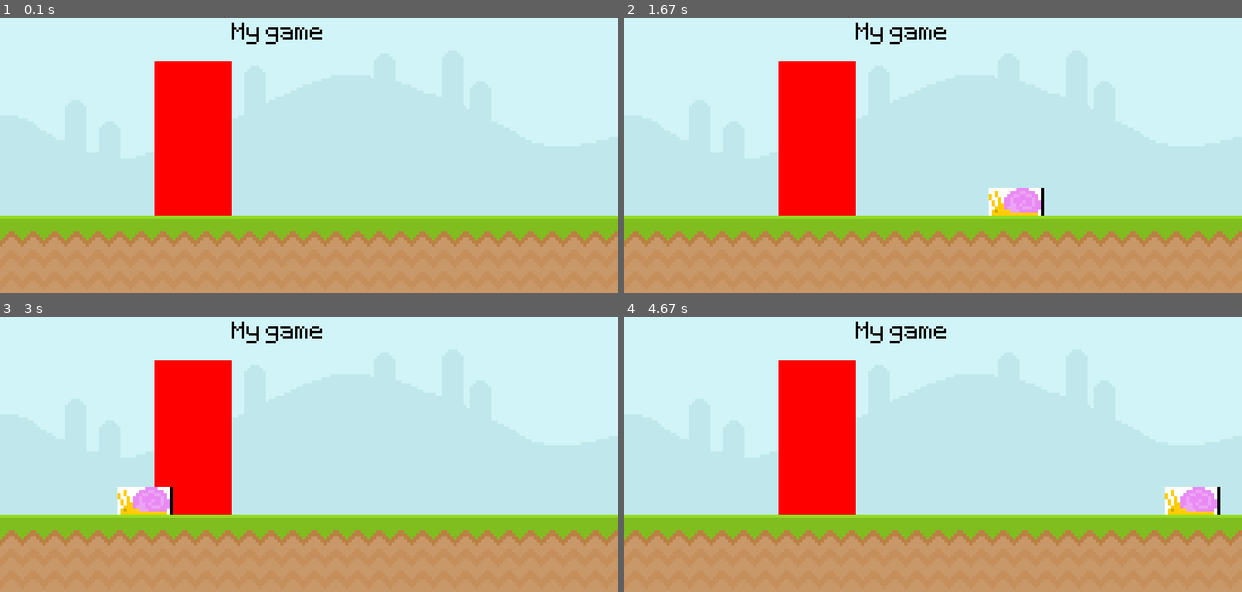
Above: before the commit, frames 1-4 (two rows, left to right).
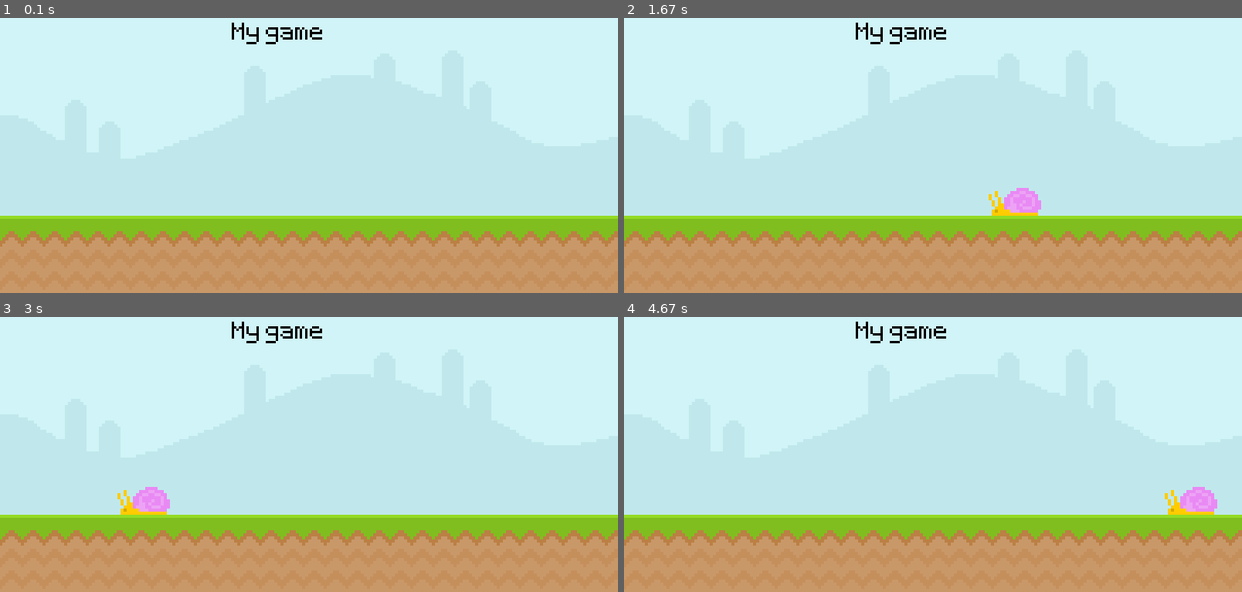
Above: after the commit, the same moments.

Repository: bstew794/PyGame_Tutorial
Game: pygame game, started from Runner.py
The game is run twice, just before and just after one commit, with the same random seed, the same clock (stepped at 60 frames per second) and the same inputs.
Inputs:
- Up to frame 1 (0.1 s): no input
- Up to frame 2 (1.67 s): no input
- Up to frame 3 (3 s): no input
- Up to frame 4 (4.67 s): no input

The runs differ from the first frame. In frame 1, 7.0% of the frame differs, in the area x 25-38%, y 15-72%; in frame 2, 7.3%, in the area x 25-68%, y 15-72%; in frame 3, 7.0%; in frame 4, 7.3%.

Commit message:
Removed test surface

Diff:
--- a/Runner.py
+++ b/Runner.py
@@ -12,17 +12,15 @@
 test_font = pygame.font.Font('Font/PixelType.ttf', 50)
 
 #define some surfaces including the environment, actors, and text
-sky_surf = pygame.image.load('Graphics/Enviroment/Sky.png').convert()
-grnd_surf = pygame.image.load('Graphics/Enviroment/Ground.png').convert()
-test_surf = pygame.Surface((100, 200))
+sky_surf = pygame.image.load('Graphics/Enviroment/Sky.png').convert_alpha()
+grnd_surf = pygame.image.load('Graphics/Enviroment/Ground.png').convert_alpha()
 text_surf = test_font.render('My game', False, 'Black')
-snal_surf = pygame.image.load('Graphics/Enemies/Snail/Snail1.png').convert()
+snal_surf = pygame.image.load('Graphics/Enemies/Snail/Snail1.png').convert_alpha()
 
 snal_x_pos = 872
 
 # display an opening screen and change the fill of the test surface to red
 pygame.display.set_caption('Runner')
-test_surf.fill('Red')
 
 # main game loop
 while True:
@@ -45,9 +43,6 @@
     # display the ground surface on the screen surface
     screen.blit(grnd_surf, (0, 300))
 
-    # display the test surface on the screen surface
-    screen.blit(test_surf, (200, 100))
-
     # display the snail on the screen surface
     screen.blit(snal_surf, (snal_x_pos, 264))
 
